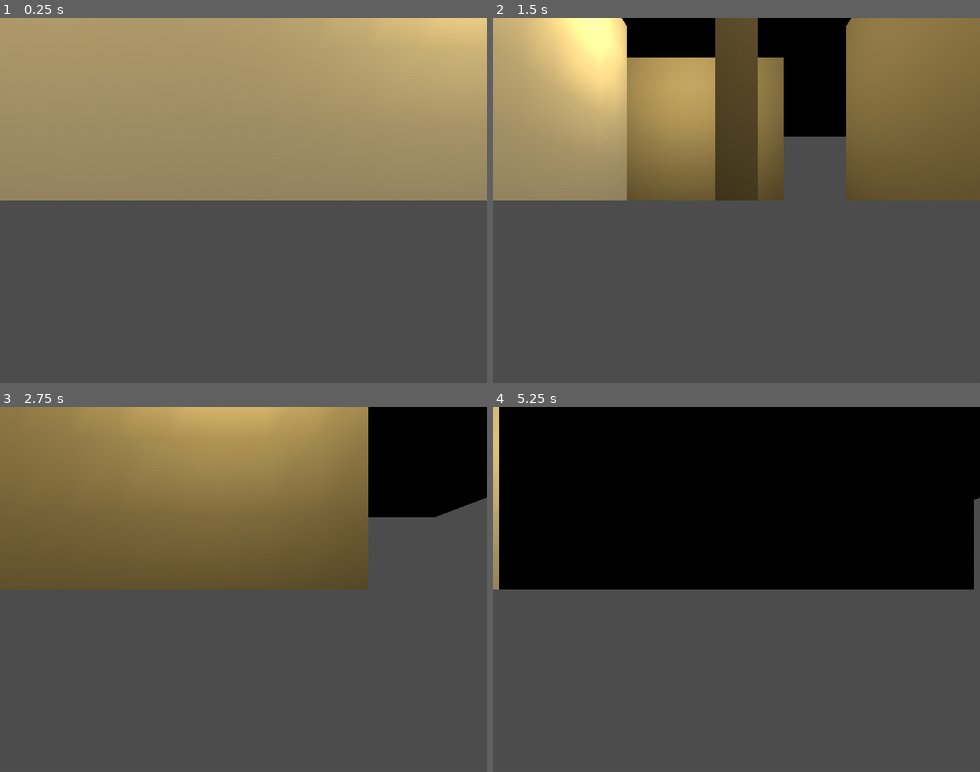
Above: before the commit, frames 1-4 (two rows, left to right).
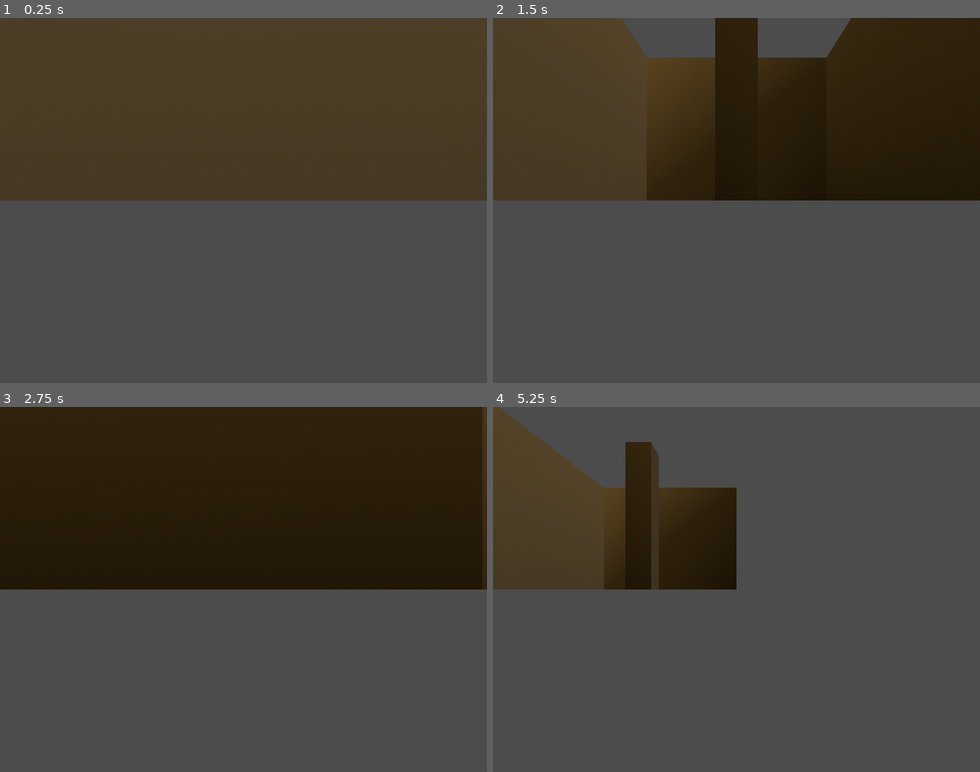
Above: after the commit, the same moments.

Repository: compacitator-stack/PredestinationRPG
Game: Godot game, scene res://scenes/test_room.tscn
Two runs of this game, one before a commit and one after it. Both use one fixed random seed, a clock stepped at 60 frames per second and the inputs below.
Inputs:
- Up to frame 1 (0.25 s): no input
- Up to frame 2 (1.5 s): tap Enter at 0.5 s; hold D (turn_right) 0.53-1.28 s; tap Space at 1.25 s; hold S (move_backward) from 1.28 s (still down)
- Up to frame 3 (2.75 s): tap Enter at 2 s; release S (move_backward) at 2.03 s; hold D (turn_right) from 2.03 s (still down)
- Up to frame 4 (5.25 s): tap Space at 2.75, 4.25 s; release D (turn_right) at 2.78 s; hold W (move_forward) 2.78-3.53 s; tap Enter at 3.5 s; hold A (turn_left) 3.53-5.03 s; hold S (move_backward) from 5.03 s (still down)

The runs differ from the first frame. In frame 1, 50% of the frame differs, in the area x 0-100%, y 0-50%; in frame 2, 50%; in frame 3, 50%; in frame 4, 50%.

Commit message:
Fix PS1 shader artifacts: post-process alpha, floor vertex lighting, wall seams
- ps1_post_process.gdshader: force alpha=1.0 (screen texture alpha=0 in empty areas caused gray overlay)
- ps1_model.gdshader: add albedo_color + use_texture uniforms for untextured greybox rendering
- test_room.tscn: continuous walls (no seams), disable pixel_snap on floor/ceiling (prevents
  degenerate triangles at grazing angles), re-add floor subdivisions for vertex lighting coverage

Co-Authored-By: Claude Opus 4.6 <noreply@anthropic.com>

Diff:
--- a/scenes/test_room.tscn
+++ b/scenes/test_room.tscn
@@ -11,6 +11,8 @@
 
 [sub_resource type="ShaderMaterial" id="ShaderMaterial_walls"]
 shader = ExtResource("3")
+shader_parameter/albedo_color = Color(0.55, 0.5, 0.45, 1.0)
+shader_parameter/use_texture = false
 shader_parameter/pixel_snap_enabled = true
 shader_parameter/snap_resolution = 160.0
 shader_parameter/affine_weight = 1.0
@@ -18,15 +20,27 @@
 
 [sub_resource type="ShaderMaterial" id="ShaderMaterial_floor"]
 shader = ExtResource("3")
-shader_parameter/pixel_snap_enabled = true
+shader_parameter/albedo_color = Color(0.4, 0.38, 0.35, 1.0)
+shader_parameter/use_texture = false
+shader_parameter/pixel_snap_enabled = false
 shader_parameter/snap_resolution = 160.0
 shader_parameter/affine_weight = 1.0
 shader_parameter/texture_tile = Vector2(4, 4)
 
-[sub_resource type="BoxMesh" id="BoxMesh_wall"]
-size = Vector3(2.0, 3.0, 0.2)
-subdivide_width = 4
-subdivide_height = 4
+[sub_resource type="ShaderMaterial" id="ShaderMaterial_ceiling"]
+shader = ExtResource("3")
+shader_parameter/albedo_color = Color(0.3, 0.28, 0.25, 1.0)
+shader_parameter/use_texture = false
+shader_parameter/pixel_snap_enabled = false
+shader_parameter/snap_resolution = 160.0
+shader_parameter/affine_weight = 1.0
+shader_parameter/texture_tile = Vector2(4, 4)
+
+[sub_resource type="BoxMesh" id="BoxMesh_wall_long"]
+size = Vector3(8.0, 3.0, 0.2)
+
+[sub_resource type="BoxMesh" id="BoxMesh_wall_short"]
+size = Vector3(4.0, 3.0, 0.2)
 
 [sub_resource type="PlaneMesh" id="PlaneMesh_floor"]
 size = Vector2(20.0, 20.0)
@@ -53,58 +67,28 @@
 
 [node name="Ceiling" type="MeshInstance3D" parent="Environment"]
 transform = Transform3D(1, 0, 0, 0, -1, 0, 0, 0, 1, 0, 3.0, 0)
-material_override = SubResource("ShaderMaterial_floor")
+material_override = SubResource("ShaderMaterial_ceiling")
 mesh = SubResource("PlaneMesh_floor")
 
-[node name="WallNorth1" type="MeshInstance3D" parent="Environment"]
+[node name="WallNorth" type="MeshInstance3D" parent="Environment"]
 transform = Transform3D(1, 0, 0, 0, 1, 0, 0, 0, 1, 0, 1.5, -2.0)
 material_override = SubResource("ShaderMaterial_walls")
-mesh = SubResource("BoxMesh_wall")
+mesh = SubResource("BoxMesh_wall_long")
 
-[node name="WallNorth2" type="MeshInstance3D" parent="Environment"]
-transform = Transform3D(1, 0, 0, 0, 1, 0, 0, 0, 1, 2, 1.5, -2.0)
-material_override = SubResource("ShaderMaterial_walls")
-mesh = SubResource("BoxMesh_wall")
-
-[node name="WallNorth3" type="MeshInstance3D" parent="Environment"]
-transform = Transform3D(1, 0, 0, 0, 1, 0, 0, 0, 1, -2, 1.5, -2.0)
-material_override = SubResource("ShaderMaterial_walls")
-mesh = SubResource("BoxMesh_wall")
-
-[node name="WallSouth1" type="MeshInstance3D" parent="Environment"]
+[node name="WallSouth" type="MeshInstance3D" parent="Environment"]
 transform = Transform3D(1, 0, 0, 0, 1, 0, 0, 0, 1, 0, 1.5, 2.0)
 material_override = SubResource("ShaderMaterial_walls")
-mesh = SubResource("BoxMesh_wall")
+mesh = SubResource("BoxMesh_wall_long")
 
-[node name="WallSouth2" type="MeshInstance3D" parent="Environment"]
-transform = Transform3D(1, 0, 0, 0, 1, 0, 0, 0, 1, 2, 1.5, 2.0)
-material_override = SubResource("ShaderMaterial_walls")
-mesh = SubResource("BoxMesh_wall")
-
-[node name="WallSouth3" type="MeshInstance3D" parent="Environment"]
-transform = Transform3D(1, 0, 0, 0, 1, 0, 0, 0, 1, -2, 1.5, 2.0)
-material_override = SubResource("ShaderMaterial_walls")
-mesh = SubResource("BoxMesh_wall")
-
-[node name="WallEast1" type="MeshInstance3D" parent="Environment"]
+[node name="WallEast" type="MeshInstance3D" parent="Environment"]
 transform = Transform3D(0, 0, 1, 0, 1, 0, -1, 0, 0, 4.0, 1.5, 0)
 material_override = SubResource("ShaderMaterial_walls")
-mesh = SubResource("BoxMesh_wall")
+mesh = SubResource("BoxMesh_wall_short")
 
-[node name="WallEast2" type="MeshInstance3D" parent="Environment"]
-transform = Transform3D(0, 0, 1, 0, 1, 0, -1, 0, 0, 4.0, 1.5, -2)
-material_override = SubResource("ShaderMaterial_walls")
-mesh = SubResource("BoxMesh_wall")
-
-[node name="WallWest1" type="MeshInstance3D" parent="Environment"]
+[node name="WallWest" type="MeshInstance3D" parent="Environment"]
 transform = Transform3D(0, 0, 1, 0, 1, 0, -1, 0, 0, -4.0, 1.5, 0)
 material_override = SubResource("ShaderMaterial_walls")
-mesh = SubResource("BoxMesh_wall")
-
-[node name="WallWest2" type="MeshInstance3D" parent="Environment"]
-transform = Transform3D(0, 0, 1, 0, 1, 0, -1, 0, 0, -4.0, 1.5, -2)
-material_override = SubResource("ShaderMaterial_walls")
-mesh = SubResource("BoxMesh_wall")
+mesh = SubResource("BoxMesh_wall_short")
 
 [node name="Pillar1" type="MeshInstance3D" parent="Environment"]
 transform = Transform3D(1, 0, 0, 0, 1, 0, 0, 0, 1, 2, 1.5, 0)
--- a/shaders/ps1_model.gdshader
+++ b/shaders/ps1_model.gdshader
@@ -4,7 +4,9 @@
 // PS1 Per-Model Shader: Vertex Wobble + Affine Texture Mapping
 // Apply via geometry_material_override on MeshInstance3D nodes
 
+uniform vec4 albedo_color : source_color = vec4(0.6, 0.6, 0.6, 1.0);
 uniform sampler2D albedo_texture : source_color, filter_nearest;
+uniform bool use_texture = false;
 uniform bool pixel_snap_enabled = true;
 uniform float snap_resolution = 160.0; // Smaller = more aggressive wobble
 uniform float affine_weight : hint_range(0.0, 1.0) = 1.0; // 0 = correct, 1 = full PS1 warp
@@ -41,6 +43,10 @@
 	vec2 affine_uv = v_affine_uv / v_clip_w;
 	vec2 final_uv = mix(perspective_uv, affine_uv, affine_weight);
 
-	vec4 tex_color = texture(albedo_texture, final_uv);
-	ALBEDO = tex_color.rgb;
+	if (use_texture) {
+		vec4 tex_color = texture(albedo_texture, final_uv);
+		ALBEDO = tex_color.rgb * albedo_color.rgb;
+	} else {
+		ALBEDO = albedo_color.rgb;
+	}
 }
--- a/shaders/ps1_post_process.gdshader
+++ b/shaders/ps1_post_process.gdshader
@@ -28,5 +28,5 @@
 	vec3 quantized = floor((screen_color.rgb + dither_offset) * color_depth + 0.5) / color_depth;
 	quantized = clamp(quantized, 0.0, 1.0);
 
-	COLOR = vec4(quantized, screen_color.a);
+	COLOR = vec4(quantized, 1.0);
 }
Not shown: 1 places in scenes/test_room.tscn that only renumber resources
Not shown, added: scripts/grid_player.gd.uid
Not shown, added: shaders/ps1_model.gdshader.uid
Not shown, added: shaders/ps1_post_process.gdshader.uid
